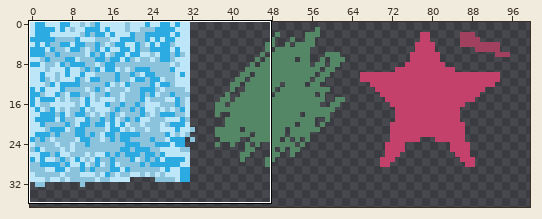
Two states of a sprite sheet, public/assets/tileset.png. Above, an overview of the earlier version with the close-up marked.
Close-up. Old version:
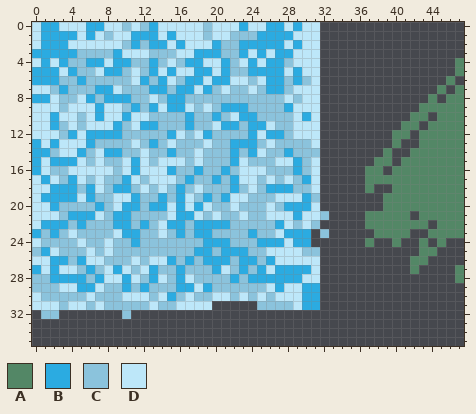
The file is 136x68 pixels. Shown: x 0..47, y 0..35. The wide view leaves out empty margins.
Palette (. is transparent): A #538766  B #2babe1  C #8bc3dc  D #bde7f9
Pixels before, first column x 0:
 0 DBBDDDBBDDCDCBDDDDDCDDDBDDBBDBDD................
 1 DBBBBDBDCDDBBBDBDDDCDDCCCBBBBDDD................
 2 DBBBDDDDDDCBCBBDBDDDBCCBBBBBDBDD................
 3 BBBBBCCCCBDDDCCCDDBBBCCBDBDBBDDD................
 4 DBDBCCBBDBBCCBCDCBBDDBCDBDBBCDDD...............A
 5 BBBDBCCDBBCDCBDBDDBBDBCCBBBBDBDD...............A
 6 BBBCCBCCCCCDBCBDCBBDBBDDCDBBCBCD..............A.
 7 DDCBCCCBBDCCCBBCBBDBCDCCDCBBCDDD.............A.A
 8 BBDCCDBCBBBCCDCBBCCCCCCCCCCCDCDD............A.AA
 9 DDDCDDDBDDCBCBDBBDCDCBBBCCCCBDDD...........AAAAA
10 DDBDDCDBDDBDDCCCCBCCBCDBBCCCCDBD..........AA.AAA
11 DDBCDCDDDBCDBBCCCBCCDBBCBBDCCDDD.........AA.AAAA
12 DDDCBDBBBBCCCCCBDCDBCCCCBDBBCDDD........AA.AAAAA
13 BDBDDDBCCCCDCBCDCCCDCCBBBCDCCCCD........A..AAAAA
14 BBCDDBCDBBCCDCCBCCDCCCBCBDCCBCCC.......A..AAAAAA
15 BDBBBDCDCCDBDCDDDCDCCCBDCCCDDBCD......AA.AAAAAAA
16 BDCCDDDDDCDBDDDBCCBCCBCDDDCCCBCD.....AA.AAAAAAAA
17 DBDCBDCDCCBDCDDDCBCCBCBDDCDCDCBD.....AAAAAAAAAAA
18 DDBBBCBDCBBCDCDCBCDCCCBCDCBBBCCD.....A..AAAAAAAA
19 DBBBBDBCCDDBCCBCBDCBCBDDCCCDDDBC.......AAAAAAAAA
20 DDBCCCCBCDBBCBBDBDBDCCDCCCDCBBBD.......AAAAAAAAA
21 DDDCBBBDCBBCCCCDBBDCDCCDCCDDDBDDC....AAAAA.AAAAA
22 DBBBCBCCCBBCBCDBBCBBBBCCCCCBDCDC.....AAAAAAA.AAA
23 BCBCDCCCCDBBCCDCBCBBCCCCBCCDBBB.C.....AAAA..AAAA
24 DCCCCDCCDCCBCCCCCCCBBBCCCBBBDBB......A..A..A.A..
25 CBDCCCDCDCCCCCCCCCBBCBBBCCDDDDCC...........AA...
26 DDBBCBDDCCCDCDDBCBCBBBCBBCBDDDDD..........AA....
27 BDBDDCBCDBDCDBCCBCCCBDCBCBDBBBBD..........A....A
28 CCBBBBCBDDBDCBDCBDCCCCBCBBBBBBDD...............A
29 CCCDDBBDCCBCBCCCBBDBCCCCCCDBDDBB................
30 DCCCCCDCCCDDDCDBCDCCDDCDCDCDDDBB................
31 DDDCDDCDCCCCCDCCDDDD.....CCCCDBB................
32 .CC.......C.....................................
After the commit:
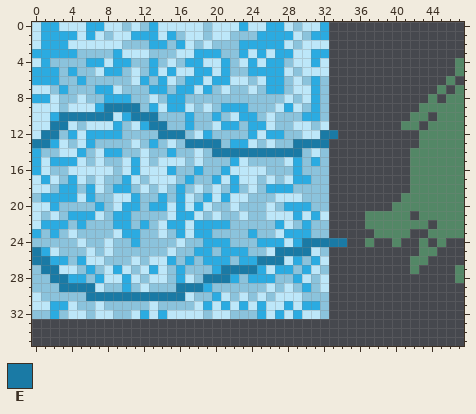
Colours new in this view: E #1a7aa5
Log entry: Tileset weiter gezeichnet
The edit:
Changed rows in their new state; - is an unchanged pixel.
first column x 0:
 0 -----------------------------C--B---------
 1 ----------------C-------------CBB---------
 2 -----------C---C--C-C--------C--D---------
 3 -------------------------------BB---------
 4 --CC---------------------------BD---------
 5 ---C-------------------------C--D---------
 6 -----------------------------D-BC---------
 7 -------------------------------BC---------
 8 ------C------------------------BC---------
 9 --------EEEE---------------D--CBC---------
10 ---EEEEEE--EEE------------D--C-BC---------
11 --EE---------EE----------------CD---------
12 -EE-----------EEE------------C--EE------..
13 EE--C------------EEEE---D----EEEE-------.-
14 -C------------------EEEEEEEEEE-DC------.--
15 ---------------------------C---BC-----..-.
16 ----------------------D--------CC----..-..
17 ---------------------D-------B-CC----.....
18 --C-----------------D----------CC----.--..
19 C-------------------D---------C-C------..-
20 -------------------------------CC------.--
21 -C-----------------------------BD---------
22 -----------------D------------B-C---------
23 -----------------D-------------C----------
24 C---------------D-------------EEEEE-------
25 E--------------D-----------EEEEDC---------
26 EE-----------------------EEE-BCBD---------
27 CEE-----------D------EEEE----C--C---------
28 --EE---------D-----EEE-----CC--CD---------
29 ---EEEE-----D---EEE--------C-C-CD---------
30 ------EEEEEEEEEEE---B---------CCC---------
31 --BB-C----------CC-BDBDBDBDDB---C---------
32 C-BCDDCDDC-DBDBDDDDCDDCCCBDBDBDDC---------
Changed places in both close-ups, as pixel boxes (x1, y1, x2, y2):
changed: (32, 22, 410, 319)
